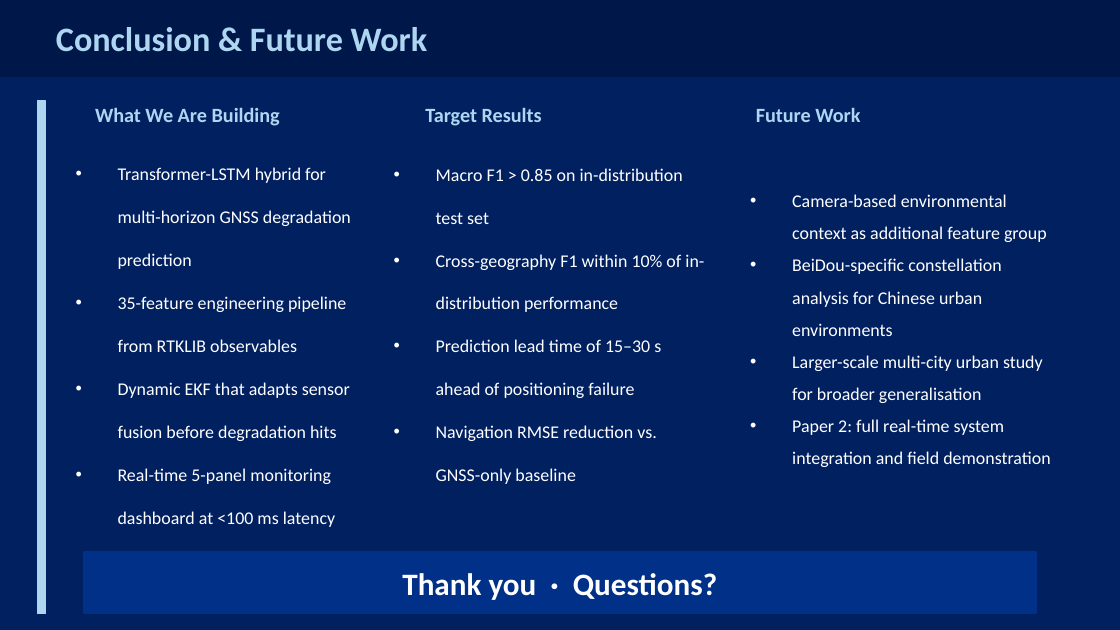
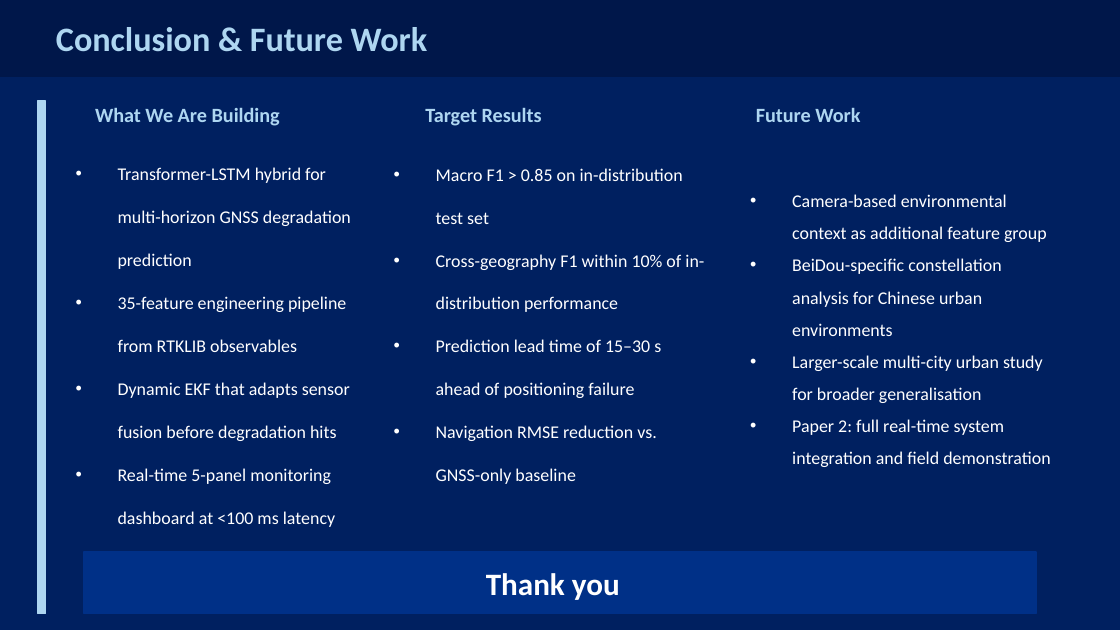
Before and after one commit to Jorshuare/AI-Based-Prediction-for-GNSS-Signal-Degradation, a slide deck: slide 19 of proposal/Presentations/GNSS_Proposal_Presentation_v2.pptx (slide 27 before the commit). Drawn at 1120x630 pixels with LibreOffice and Linux fonts; fonts in the diff are those of the drawing. Boxes give left, top, right and bottom in pixels: in the first picture for what was removed or moved away, otherwise in the second. Text is boxed around its words. In the diff, an @@ line names an element or a change of style, - is before the commit and + after.

```diff
--- a/proposal/Presentations/GNSS_Proposal_Presentation_v2.pptx
+++ b/proposal/Presentations/GNSS_Proposal_Presentation_v2.pptx
@@ text at box(486, 573, 620, 600): text changed @@
-Thank you · Questions?
+Thank you
```
Also in this commit, not shown: 10 other slides changed, 7 slides added, 15 slides removed.
